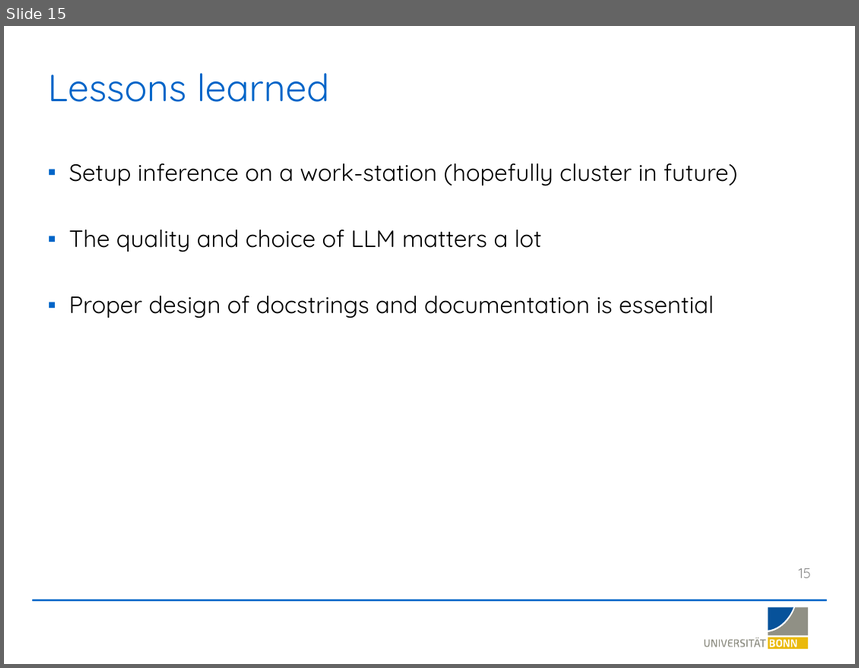
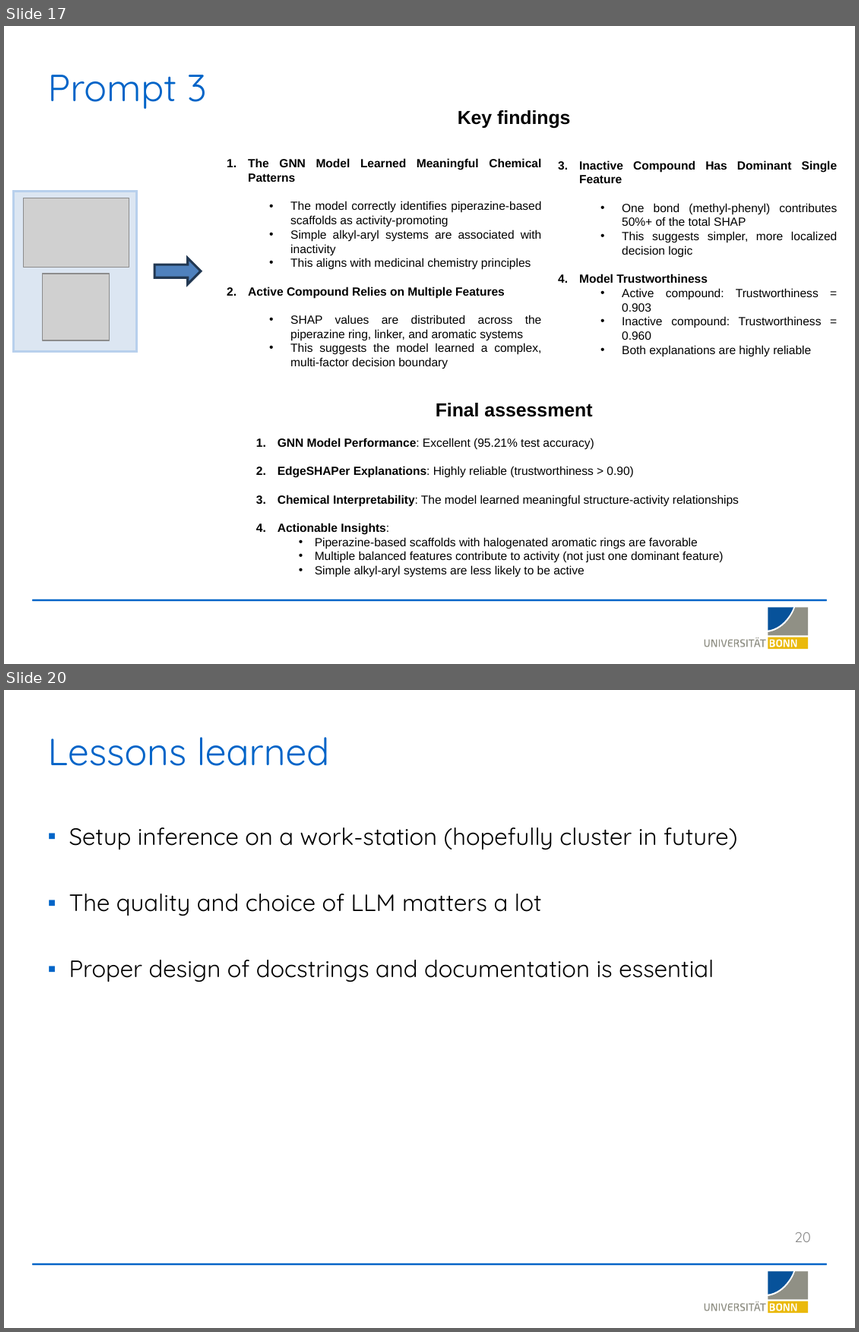
Before and after one commit to LSI-Uni-Bonn/ChemicHAL, a slide deck: slides/AI_Agent_Explainability.pptx. Shown one above the other, each under a label of ours: slide 15 before the commit, slides 17 and 20 after it; the slides between them are not shown. The pictures are 859x668 and 859x1332 pixels, drawn with LibreOffice and Linux fonts; fonts in the diff are those of the drawing; grey boxes stand for pictures; background and template pictures are left out. Boxes give left, top, right and bottom in pixels: in the first picture for what was removed or moved away, otherwise in the second. Text is boxed around its words. In the diff, an @@ line names an element or a change of style, - is before the commit and + after.

```diff
--- a/slides/AI_Agent_Explainability.pptx
+++ b/slides/AI_Agent_Explainability.pptx
@@ slide 17 added at (x1=4, y1=26, x2=855, y2=664), background #FFFFFF; not listed: 20 template elements that a slide beside it also shows @@
@@ title added at (x1=48, y1=75, x2=207, y2=109), 32 pt, text #0064C8 @@
+Prompt 3
@@ group added at (x1=14, y1=110, x2=570, y2=351): 2 pictures, 1 rectangle, 1 right arrow, 1 text @@
+Key findings
@@ text added at (x1=248, y1=158, x2=542, y2=369), 10 pt, text #000000 @@
+1. The GNN Model Learned Meaningful Chemical Patterns
+  • The model correctly identifies piperazine-based scaffolds as activity-promoting
+  • Simple alkyl-aryl systems are associated with inactivity
+  • This aligns with medicinal chemistry principles
+2. Active Compound Relies on Multiple Features
+  • SHAP values are distributed across the piperazine ring, linker, and aromatic systems
+  • This suggests the model learned a complex, multi-factor decision boundary
@@ text added at (x1=579, y1=161, x2=838, y2=357), 10 pt, text #000000 @@
+3. Inactive Compound Has Dominant Single Feature
+  • One bond (methyl-phenyl) contributes 50%+ of the total SHAP
+  • This suggests simpler, more localized decision logic
+4. Model Trustworthiness
+  • Active compound: Trustworthiness = 0.903
+  • Inactive compound: Trustworthiness = 0.960
+  • Both explanations are highly reliable
@@ text added at (x1=436, y1=403, x2=592, y2=417), 16 pt, text #000000, bold @@
+Final assessment
@@ text added at (x1=278, y1=438, x2=739, y2=577), 10 pt, text #000000 @@
+1. GNN Model Performance: Excellent (95.21% test accuracy)
+2. EdgeSHAPer Explanations: Highly reliable (trustworthiness > 0.90)
+3. Chemical Interpretability: The model learned meaningful structure-activity relationships
+4. Actionable Insights:
+  • Piperazine-based scaffolds with halogenated aromatic rings are favorable
+  • Multiple balanced features contribute to activity (not just one dominant feature)
+  • Simple alkyl-aryl systems are less likely to be active
@@ what was slide 15 is now slide 20 @@
@@ page number at (x1=794, y1=1233, x2=811, y2=1243): text changed @@
-15
+20
```
Also in this commit, not shown: 3 slides changed, 5 other slides added.
